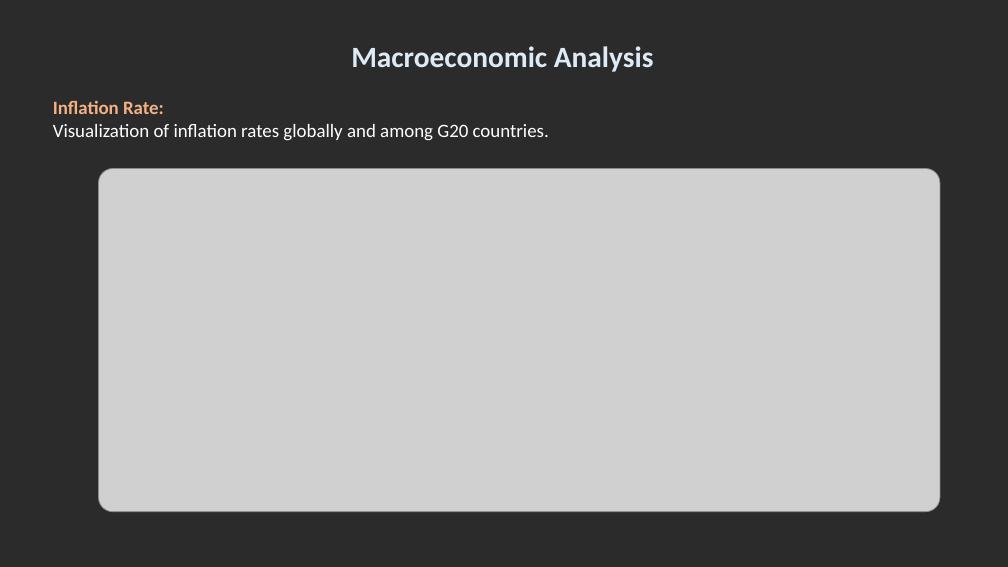
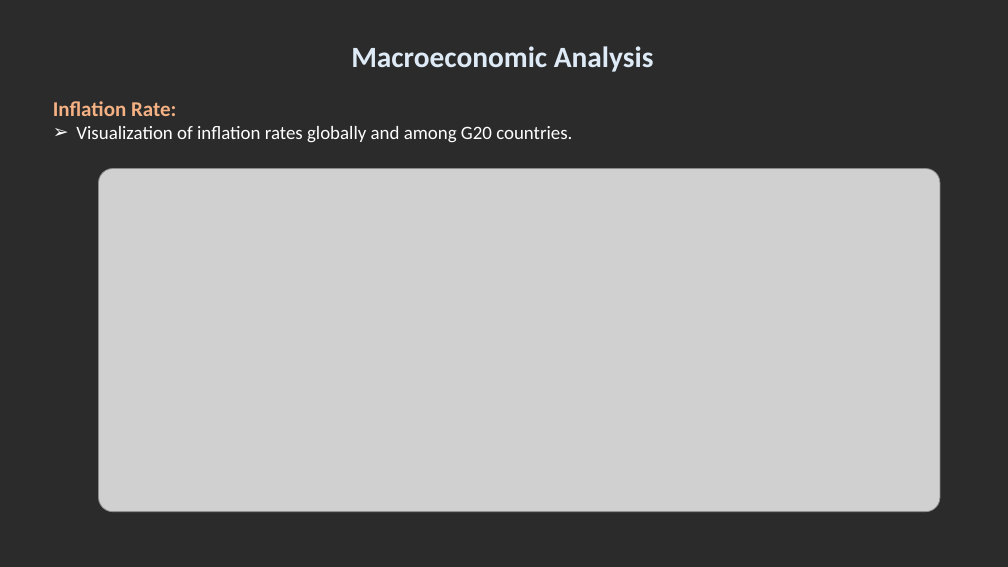
Before and after one commit to jash1112/Project_3, a slide deck: slide 6 of Presentation.pptx. Drawn at 1008x567 pixels with LibreOffice and Linux fonts; fonts in the diff are those of the drawing; grey boxes stand for pictures; background and template pictures are left out; a plain dark background stands for a picture behind light text. Boxes give left, top, right and bottom in pixels: in the first picture for what was removed or moved away, otherwise in the second. Text is boxed around its words. In the diff, an @@ line names an element or a change of style, - is before the commit and + after.

```diff
--- a/Presentation.pptx
+++ b/Presentation.pptx
@@ text at box(53, 101, 572, 143): size 18 to 20 pt in "Inflation Rate:"; bullet none to ➢ @@
```
Also in this commit, not shown: 7 other slides changed, 2 slides added, 1 slide removed.
